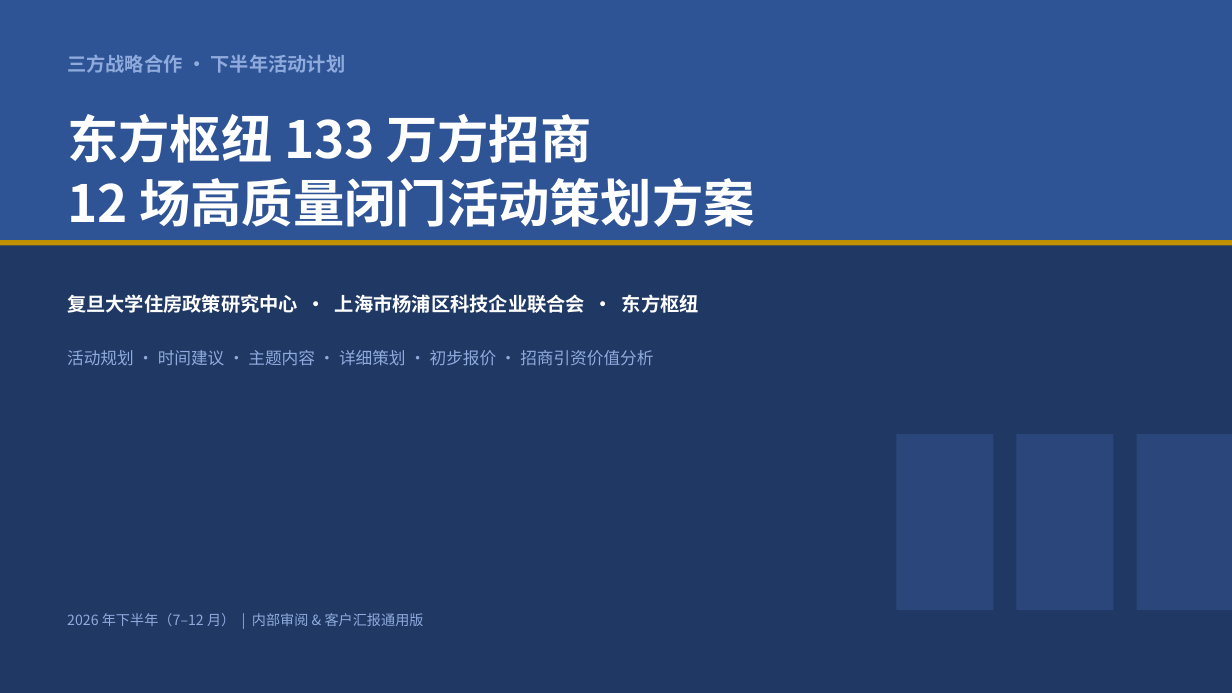
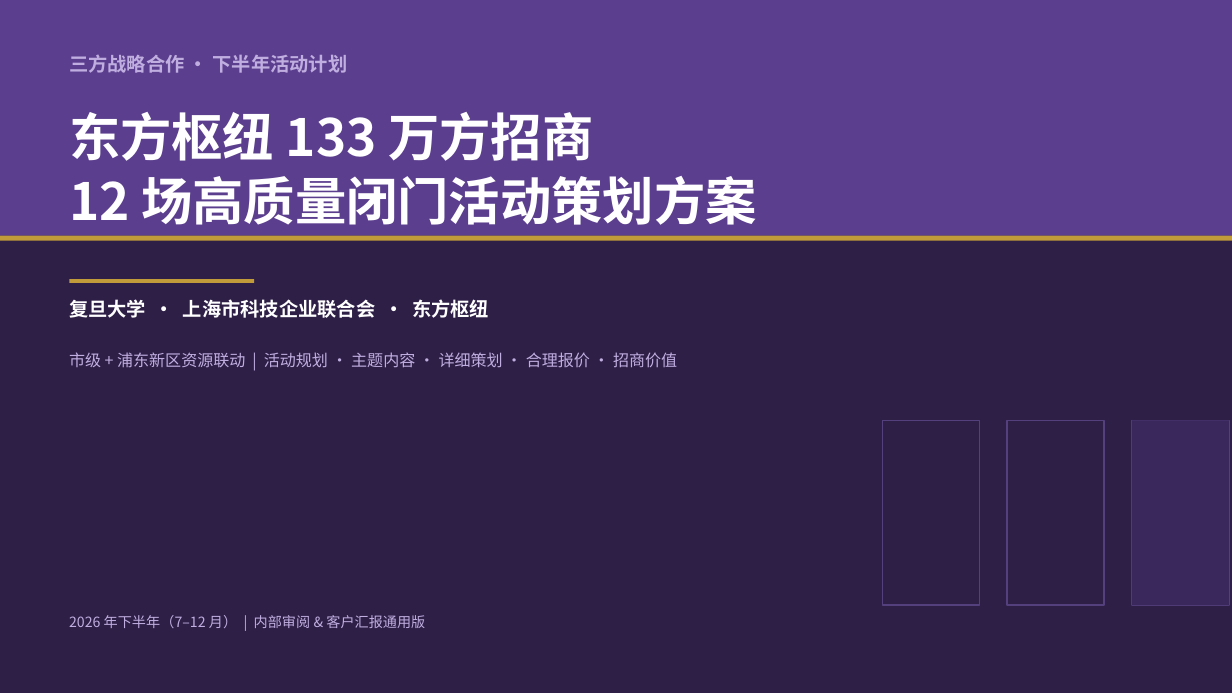
Before and after one commit to hujigang2010-maker/AIDEN, a slide deck: slide 1 of 东方枢纽三方合作计划_汇报PPT.pptx. Drawn at 1232x693 pixels with LibreOffice and Linux fonts; fonts in the diff are those of the drawing. Boxes give left, top, right and bottom in pixels: in the first picture for what was removed or moved away, otherwise in the second. Text is boxed around its words. In the diff, an @@ line names an element or a change of style, - is before the commit and + after.

```diff
--- a/东方枢纽三方合作计划_汇报PPT.pptx
+++ b/东方枢纽三方合作计划_汇报PPT.pptx
@@ rectangle at <box>0,0,1232,693</box>: fill #1F3864 to #2E1F47 @@
@@ rectangle: place and size @@
-rectangle at <box>0,0,1232,240</box>
+rectangle at <box>0,0,1232,236</box>
@@ rectangle at <box>0,0,1232,236</box>: fill #2E5496 to #5B3E8E @@
@@ text "三方战略合作 · 下半年活动计划" at <box>69,55,348,73</box>: text colour #8FAADC to #C0AEE0 @@
@@ rectangle: place and size @@
-rectangle at <box>0,240,1232,246</box>
+rectangle at <box>0,236,1232,241</box>
@@ rectangle at <box>0,236,1232,241</box>: fill #BF9000 to #C19A3A @@
@@ text at <box>69,299,489,318</box>: text changed @@
-复旦大学住房政策研究中心 · 上海市杨浦区科技企业联合会 · 东方枢纽
+复旦大学 · 上海市科技企业联合会 · 东方枢纽
@@ rectangle added at <box>69,279,254,283</box>, fill #C19A3A @@
@@ text at <box>69,352,677,368</box>: text changed; size 13 to 12.5 pt; text colour #8FAADC to #C0AEE0 @@
-活动规划 · 时间建议 · 主题内容 · 详细策划 · 初步报价 · 招商引资价值分析
+市级 + 浦东新区资源联动 | 活动规划 · 主题内容 · 详细策划 · 合理报价 · 招商价值
@@ fill #2A467A to none; outline none to #53407C 1.2 pt in 3 elements at <box>1132,421,1229,605</box>, <box>1007,421,1104,605</box>, <box>883,421,980,605</box> @@
@@ rectangle: place and size @@
-rectangle at <box>897,434,994,610</box>
+rectangle at <box>883,421,980,605</box>
@@ rectangle: place and size @@
-rectangle at <box>1017,434,1114,610</box>
+rectangle at <box>1007,421,1104,605</box>
@@ rectangle: place and size @@
-rectangle at <box>1137,434,1232,610</box>
+rectangle at <box>1132,421,1229,605</box>
@@ rectangle added at <box>1132,421,1229,605</box>, fill #3A275C @@
@@ text "2026 年下半年（7–12 月） | 内部审阅 ..." at <box>69,615,425,628</box>: text colour #8FAADC to #C0AEE0 @@
```
Also in this commit, not shown: 16 other slides changed, 1 slide added, 5 other files.
